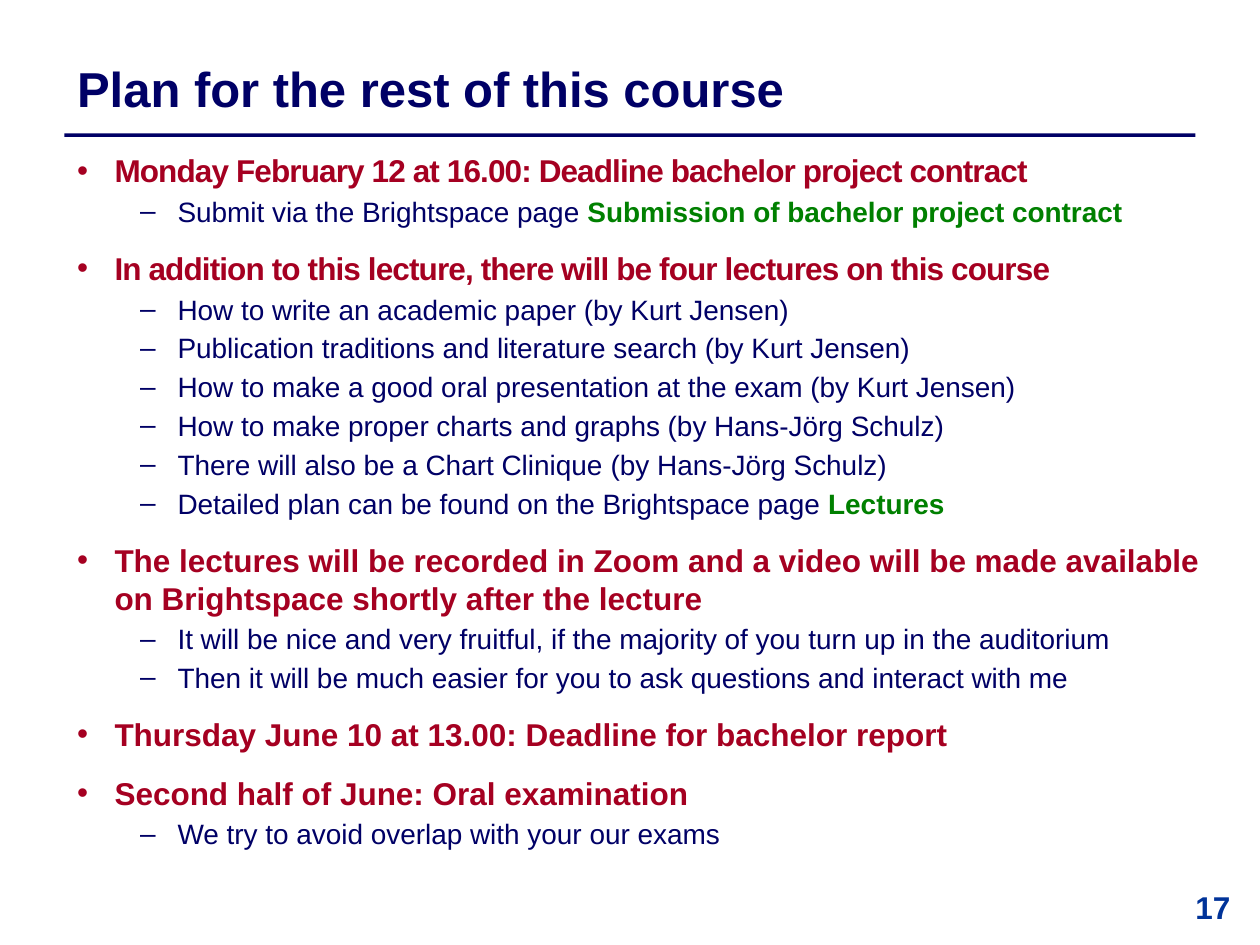
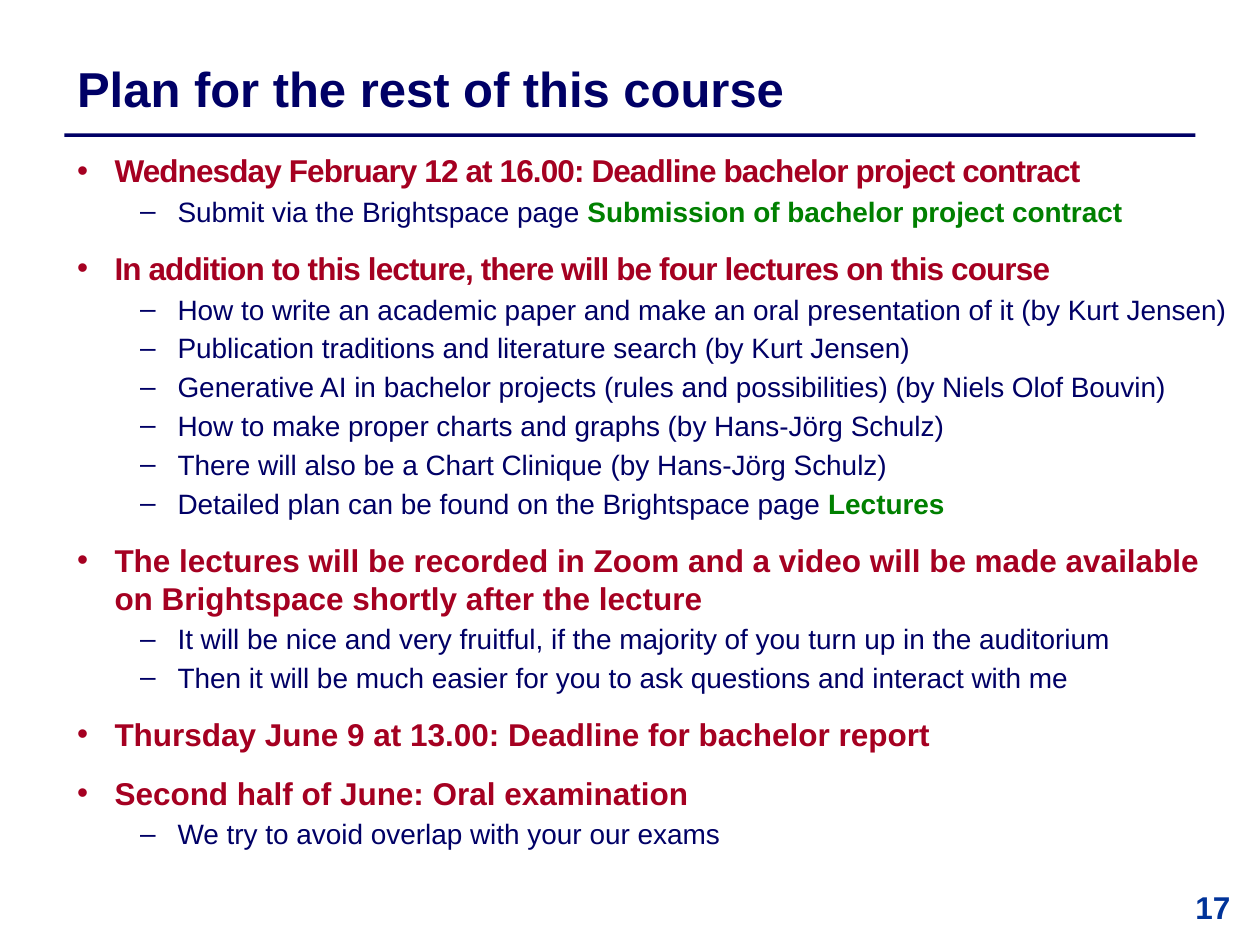
Before and after one commit to IntProgAU/Materiale, a slide deck: slide 17 of web/b25/1 Bachelor Contract .pptx. Drawn at 1260x945 pixels with LibreOffice and Linux fonts; fonts in the diff are those of the drawing. Boxes give left, top, right and bottom in pixels: in the first picture for what was removed or moved away, otherwise in the second. Text is boxed around its words. In the diff, an @@ line names an element or a change of style, - is before the commit and + after.

```diff
--- a/web/b25/1 Bachelor Contract .pptx
+++ b/web/b25/1 Bachelor Contract .pptx
@@ text at (115, 159, 1080, 188): text changed @@
-  • Monday February 12 at 16.00: Deadline bachelor project contract
+  • Wednesday February 12 at 16.00: Deadline bachelor project contract
@@ text at (178, 299, 1226, 325): text changed @@
-  – How to write an academic paper (by Kurt Jensen)
+  – How to write an academic paper and make an oral presentation of it (by Kurt Jensen)
@@ text at (178, 376, 1166, 402): text changed @@
-  – How to make a good oral presentation at the exam (by Kurt Jensen)
+  – Generative AI in bachelor projects (rules and possibilities) (by Niels Olof Bouvin)
@@ text at (115, 723, 930, 752): text changed @@
-  • Thursday June 10 at 13.00: Deadline for bachelor report
+  • Thursday June 9 at 13.00: Deadline for bachelor report
```
Also in this commit, not shown: 3 other slides changed, 1 other file.
